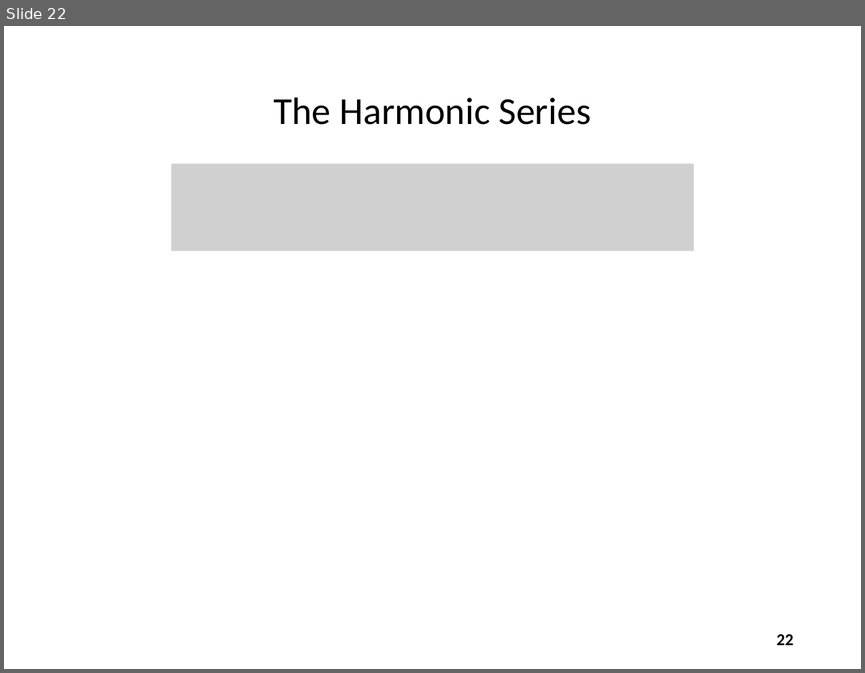
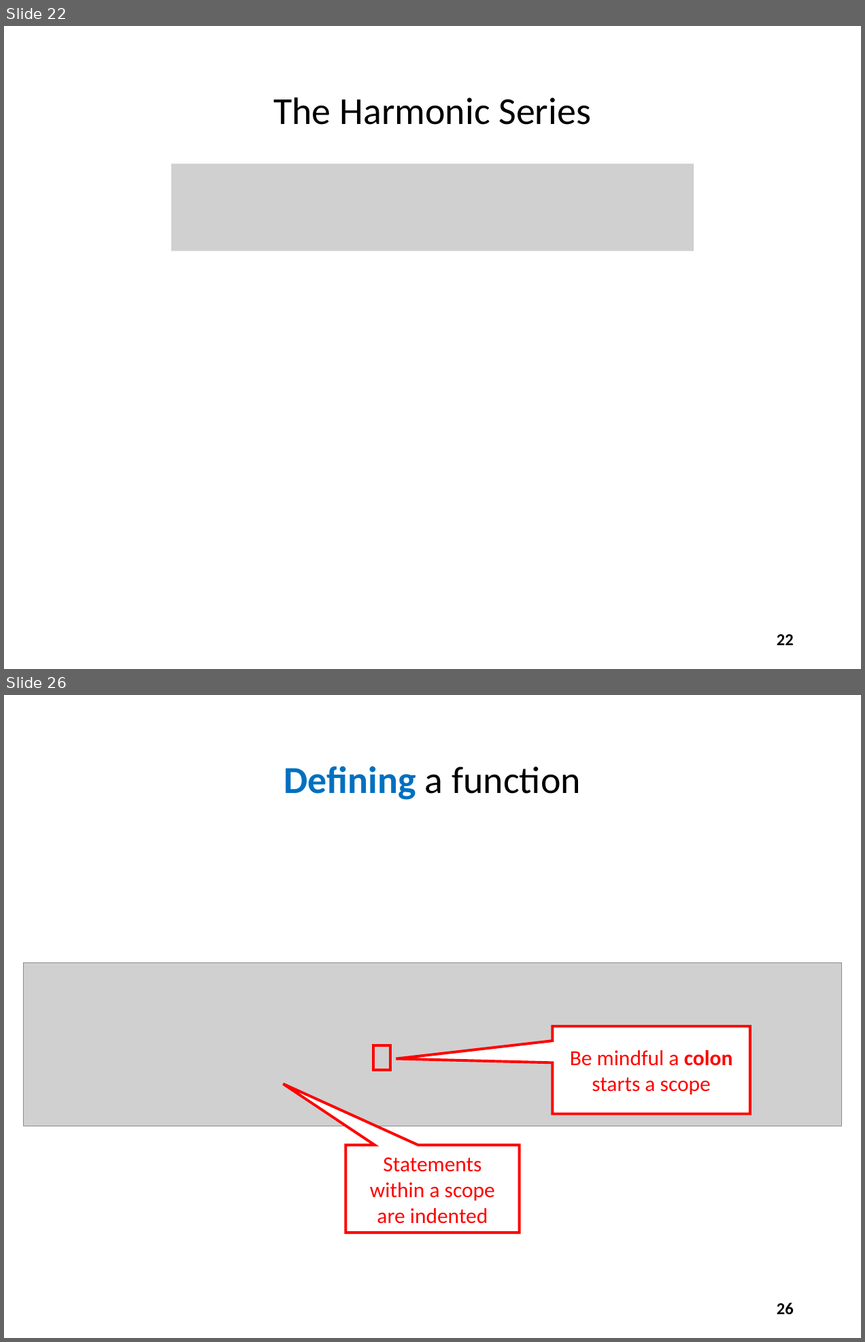
Before and after one commit to noahchampagne/QIS101, a slide deck: slides/Session 03 - Introducing Python/Session 03 - Introducing Python.pptx. Shown one above the other, each under a label of ours: slide 22 before the commit, slides 22 and 26 after it; the slides between them are not shown. The pictures are 865x673 and 865x1342 pixels, drawn with LibreOffice and Linux fonts; fonts in the diff are those of the drawing; grey boxes stand for pictures. Boxes give left, top, right and bottom in pixels: in the first picture for what was removed or moved away, otherwise in the second. Text is boxed around its words. In the diff, an @@ line names an element or a change of style, - is before the commit and + after.

Commit message:
Update screenshots

```diff
--- a/slides/Session 03 - Introducing Python/Session 03 - Introducing Python.pptx
+++ b/slides/Session 03 - Introducing Python/Session 03 - Introducing Python.pptx
@@ slide 26 added at box(4, 695, 861, 1338), background #FFFFFF @@
@@ title added at box(283, 766, 581, 800), 32 pt, text #000000 @@
+Defining a function
@@ picture added at box(24, 963, 842, 1126) @@
@@ speech box added at box(552, 1025, 750, 1113), fill #FFFFFF, outline #FF0000 2.25 pt, 18 pt, text #FF0000 @@
+Be mindful a colon starts a scope
@@ rectangle added at box(373, 1045, 390, 1070), outline #FF0000 2.25 pt @@
@@ speech box added at box(346, 1145, 520, 1232), fill #FFFFFF, outline #FF0000 2.25 pt, 18 pt, text #FF0000 @@
+Statements within a scope are indented
@@ page number added at box(776, 1302, 793, 1314), 14 pt, text #000000, bold @@
+26
```
Also in this commit, not shown: 16 slides changed, 5 other slides added.
